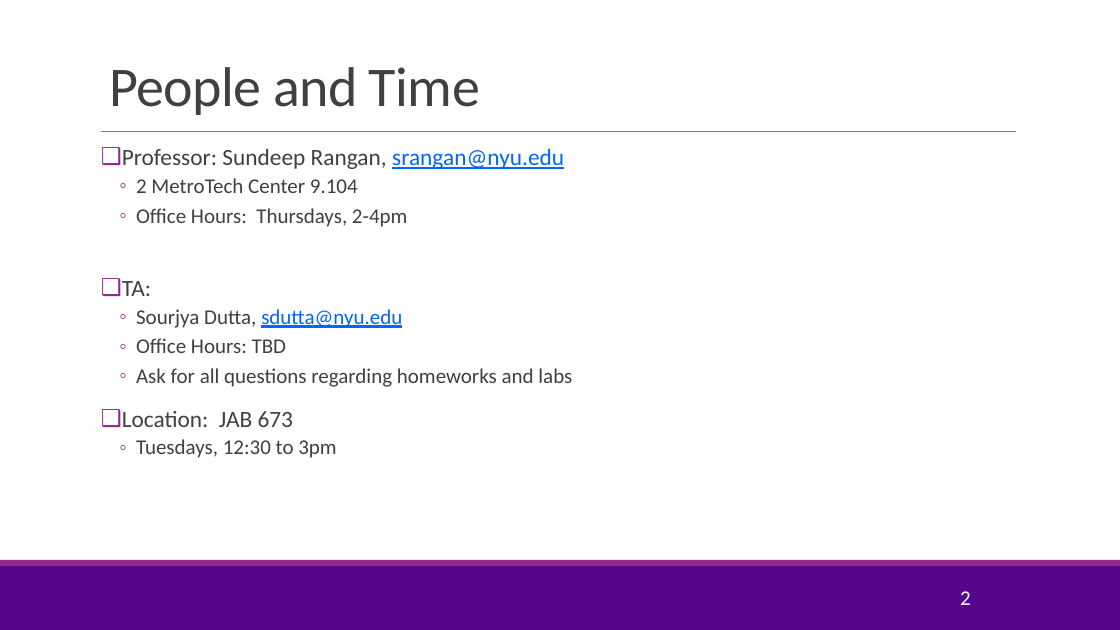
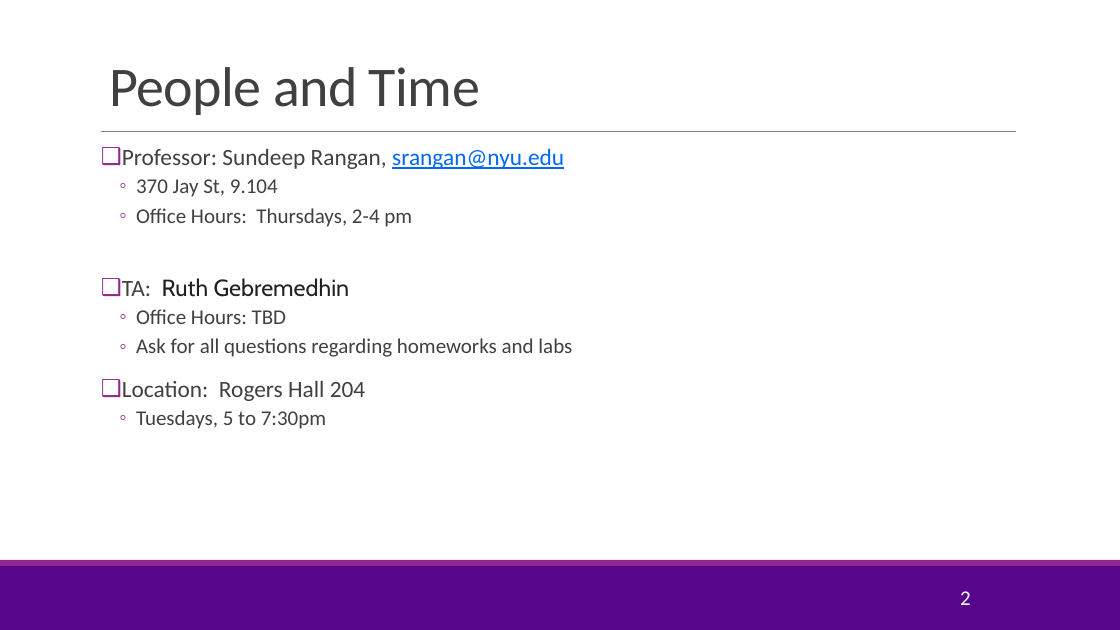
Before and after one commit to sdrangan/digitalcomm, a slide deck: slide 2 of Lectures/CourseAdmin.pptx. Drawn at 1120x630 pixels with LibreOffice and Linux fonts; fonts in the diff are those of the drawing; background and template pictures are left out. Boxes give left, top, right and bottom in pixels: in the first picture for what was removed or moved away, otherwise in the second. Text is boxed around its words. In the diff, an @@ line names an element or a change of style, - is before the commit and + after.

```diff
--- a/Lectures/CourseAdmin.pptx
+++ b/Lectures/CourseAdmin.pptx
@@ text at bbox=[122, 179, 412, 297]: text changed @@
-  ◦ 2 MetroTech Center 9.104
-  ◦ Office Hours: Thursdays, 2-4pm
-❑ TA:
-  ◦ Sourjya Dutta, sdutta@nyu.edu
+  ◦ 370 Jay St, 9.104
+  ◦ Office Hours: Thursdays, 2-4 pm
+❑ TA: Ruth Gebremedhin
@@ text at bbox=[122, 381, 365, 429]: text changed; size 18 to 20 pt @@
-❑ Location: JAB 673
-  ◦ Tuesdays, 12:30 to 3pm
+❑ Location: Rogers Hall 204
+  ◦ Tuesdays, 5 to 7:30pm
```
Also in this commit, not shown: 8 other slides changed, 3 slides added, 1 slide removed, 4 other files.
